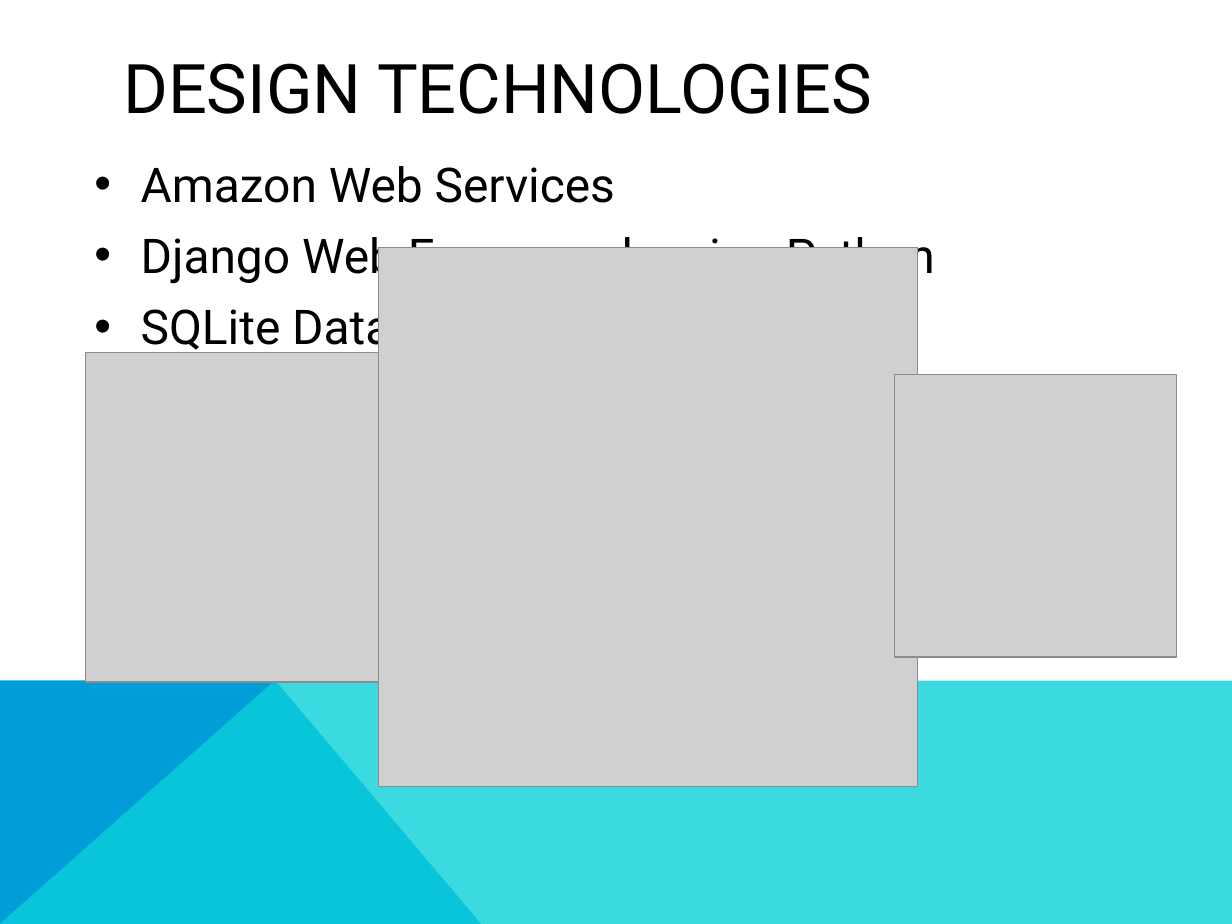
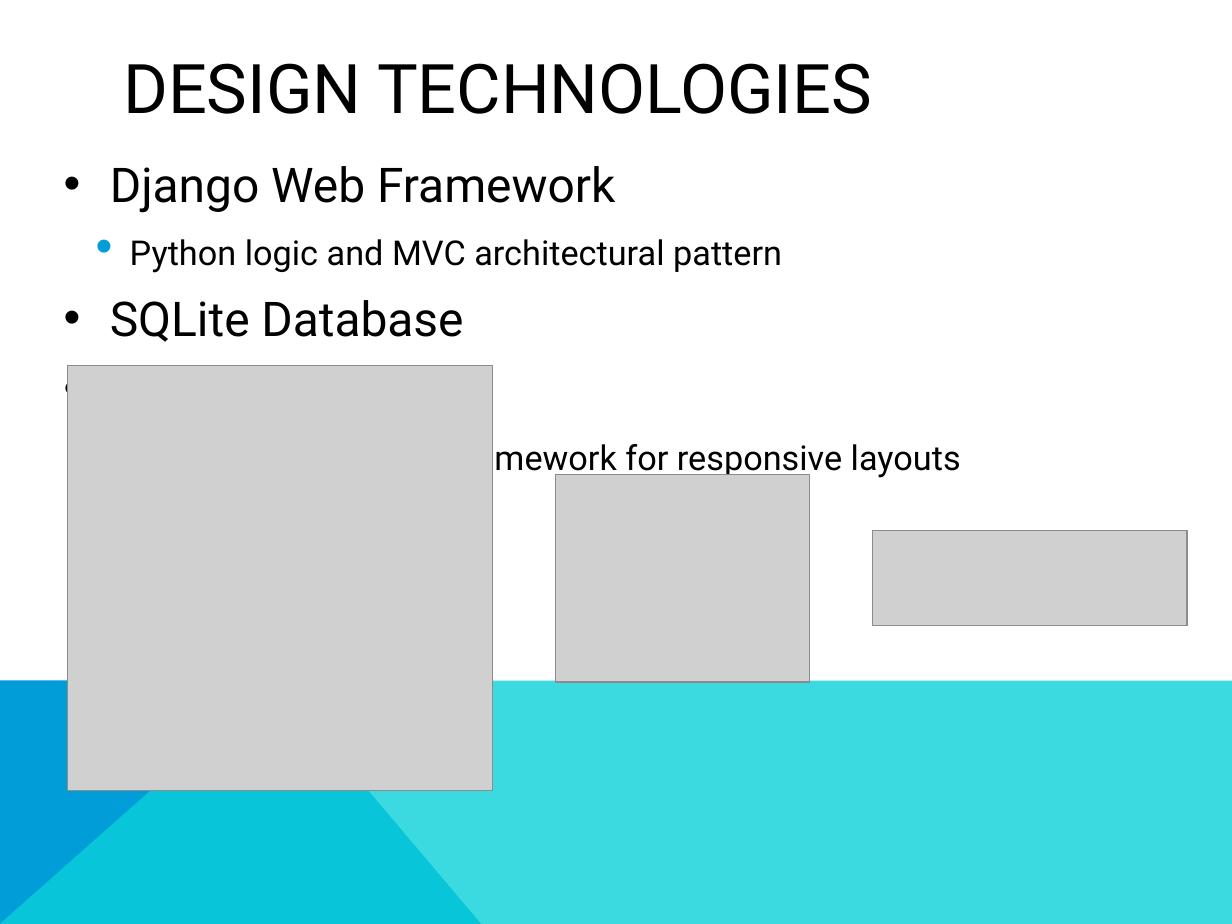
Before and after one commit to UMBC-CMSC447/Section-1-Team-3, a slide deck: slide 5 of Presentation/Final Presentation.pptx. Drawn at 1232x924 pixels with LibreOffice and Linux fonts; fonts in the diff are those of the drawing; grey boxes stand for pictures. Boxes give left, top, right and bottom in pixels: in the first picture for what was removed or moved away, otherwise in the second. Text is boxed around its words. In the diff, an @@ line names an element or a change of style, - is before the commit and + after.

Commit message:
updated

```diff
--- a/Presentation/Final Presentation.pptx
+++ b/Presentation/Final Presentation.pptx
@@ text "Django Web Framework": place and size @@
-text "Django Web Framework" at [141,166,935,356]
+text "Django Web Framework" at [110,166,961,478]
@@ text at [110,166,782,273]: text changed; size 28 to 20 pt @@
-• Amazon Web Services
-• Django Web Framework using Python
+• Django Web Framework
+    • Python logic and MVC architectural pattern
@@ picture removed at [85,352,415,683] @@
@@ picture: place and size @@
-picture at [378,248,918,787]
+picture at [68,366,493,791]
@@ text at [110,363,961,478]: paragraphs added @@
+• skelJS
+    • Front-end JavaScript framework for responsive layouts
@@ picture: place and size @@
-picture at [894,375,1177,657]
+picture at [556,474,809,683]
@@ picture added at [872,531,1186,626] @@
```
Also in this commit, not shown: 2 other slides changed.
